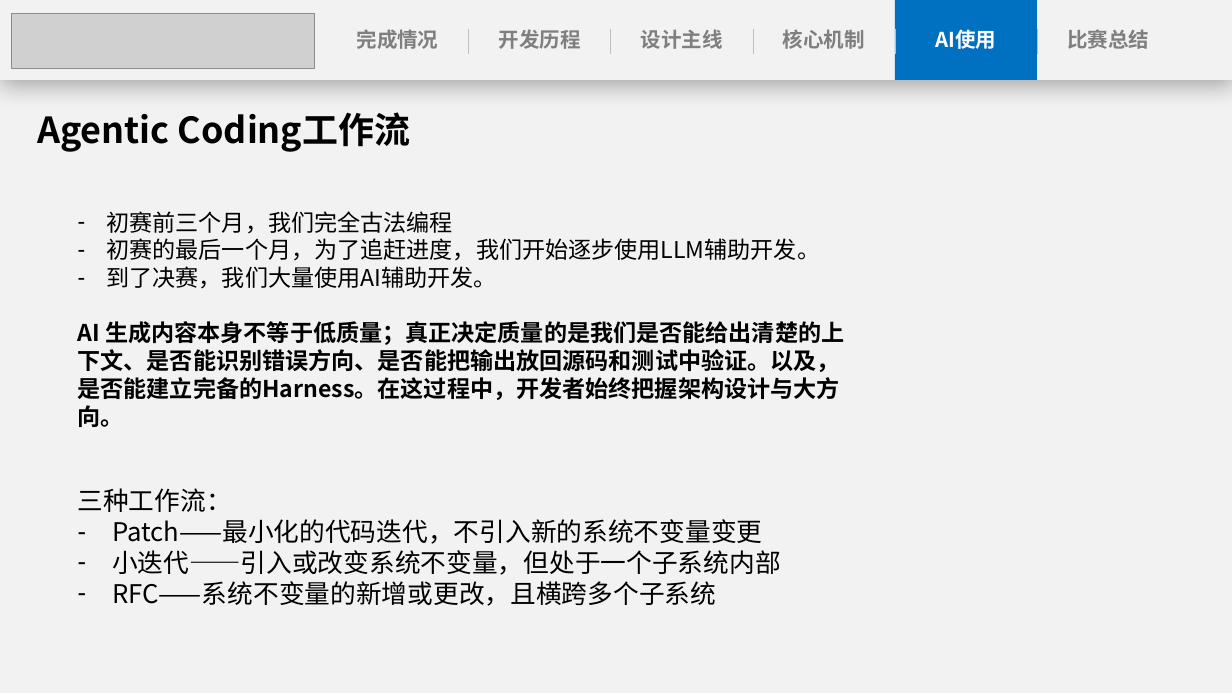
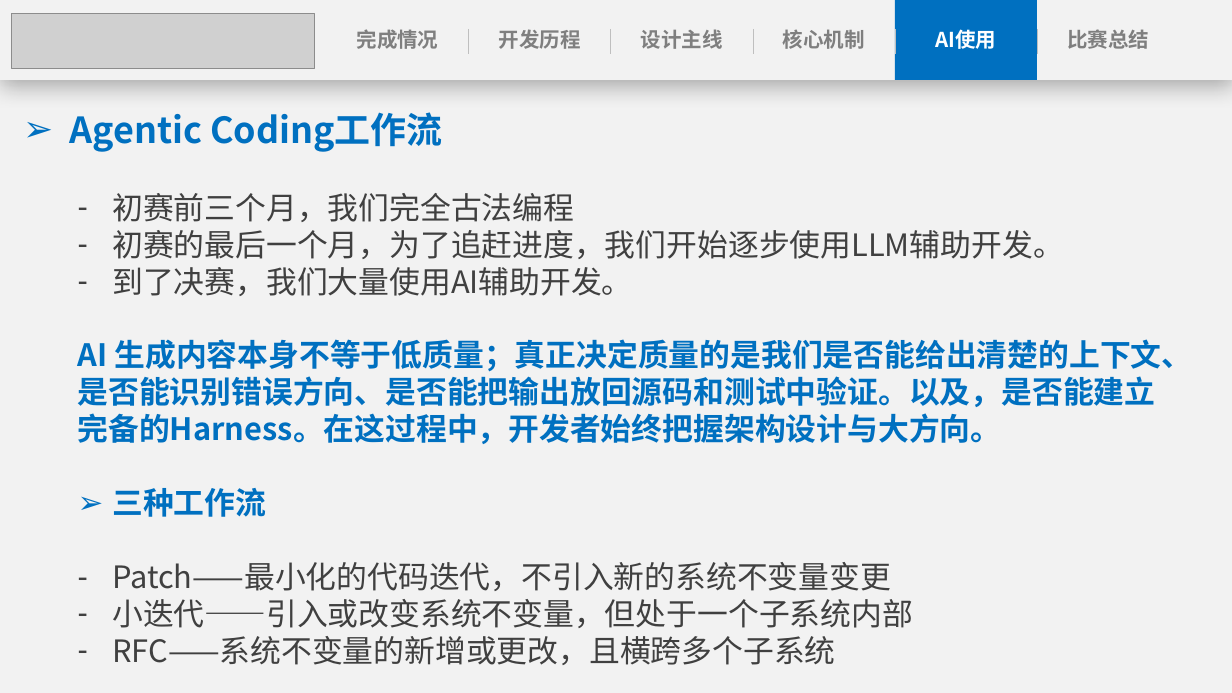
Before and after one commit to anemone-os/anemone, a slide deck: slide 25 of report/ppt/Anemone决赛演示文稿.pptx. Drawn at 1232x693 pixels with LibreOffice and Linux fonts; fonts in the diff are those of the drawing; grey boxes stand for pictures. Boxes give left, top, right and bottom in pixels: in the first picture for what was removed or moved away, otherwise in the second. Text is boxed around its words. In the diff, an @@ line names an element or a change of style, - is before the commit and + after.

```diff
--- a/report/ppt/Anemone决赛演示文稿.pptx
+++ b/report/ppt/Anemone决赛演示文稿.pptx
@@ text "Agentic Coding工作流" at (69,112,442,152): text colour #000000 to #0070C0; bullet none to ➢ @@
@@ text "初赛前三个月，我们完全古法编程": place and size @@
-text "初赛前三个月，我们完全古法编程" at (78,211,844,606)
+text "初赛前三个月，我们完全古法编程" at (78,193,1192,665)
@@ text at (78,193,1192,665): size 18 to 24 pt in "初赛前三个月，我们完全古法编程", "初赛的最后一个月，为了追赶进度，我们开始逐步使用LLM辅助开发。", "到了决赛，我们大量使用AI辅助开发。", "AI 生成内容本身不等于低质量；真正决定质量的是我们是否能给出清楚的上下文、是否能识别错误方向、是否能把输出放回源码和测 ..."; text colour #000000 to #404040 in "初赛前三个月，我们完全古法编程", "初赛的最后一个月，为了追赶进度，我们开始逐步使用LLM辅助开发。", "到了决赛，我们大量使用AI辅助开发。", "Patch——最小化的代码迭代，不引入新的系统不变量变更" and 2 more places; text colour #000000 to #0070C0 in "AI 生成内容本身不等于低质量；真正决定质量的是我们是否能给出清楚的上下文、是否能识别错误方向、是否能把输出放回源码和测 ..."; size 20 to 24 pt in "Patch——最小化的代码迭代，不引入新的系统不变量变更", "小迭代——引入或改变系统不变量，但处于一个子系统内部", "RFC——系统不变量的新增或更改，且横跨多个子系统"; indent changed @@
@@ text at (112,488,266,517): text changed; size 20 to 24 pt; text colour #000000 to #0070C0; bold on @@
-三种工作流：
+➢ 三种工作流
```
Also in this commit, not shown: 25 other slides changed.
